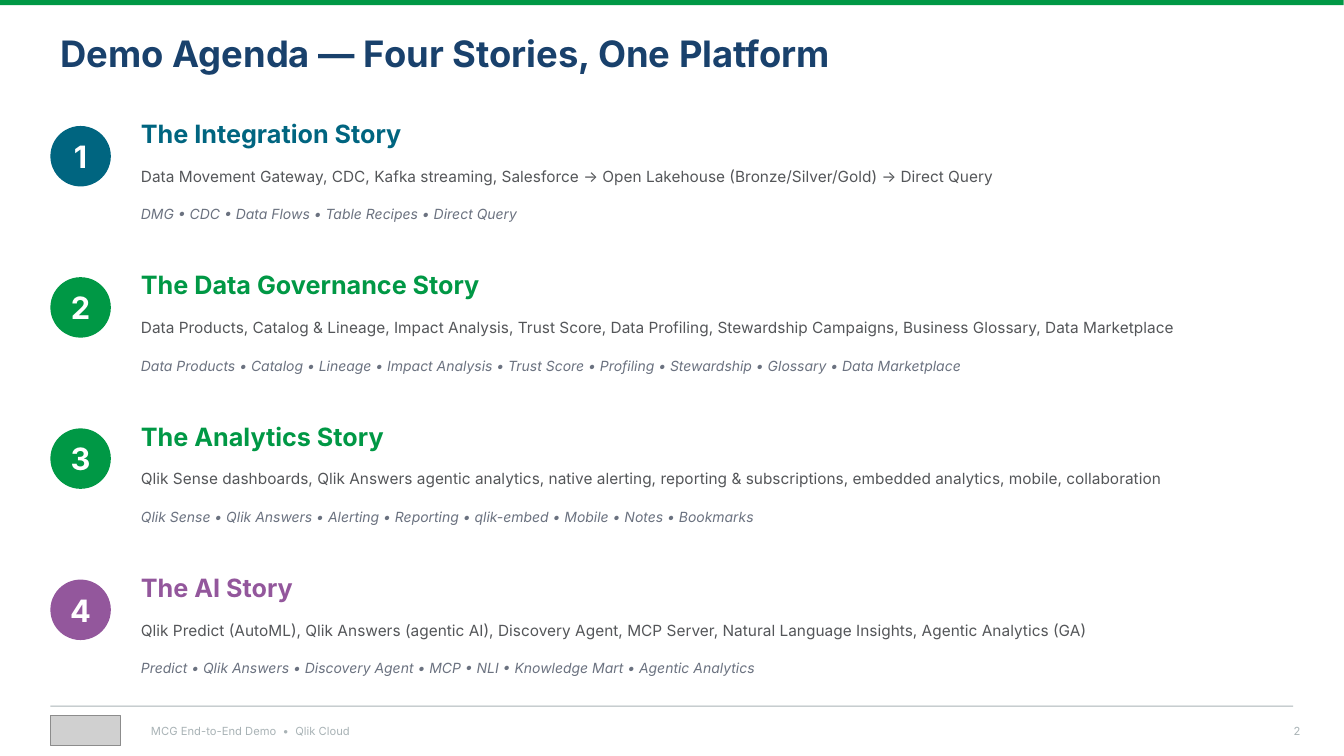
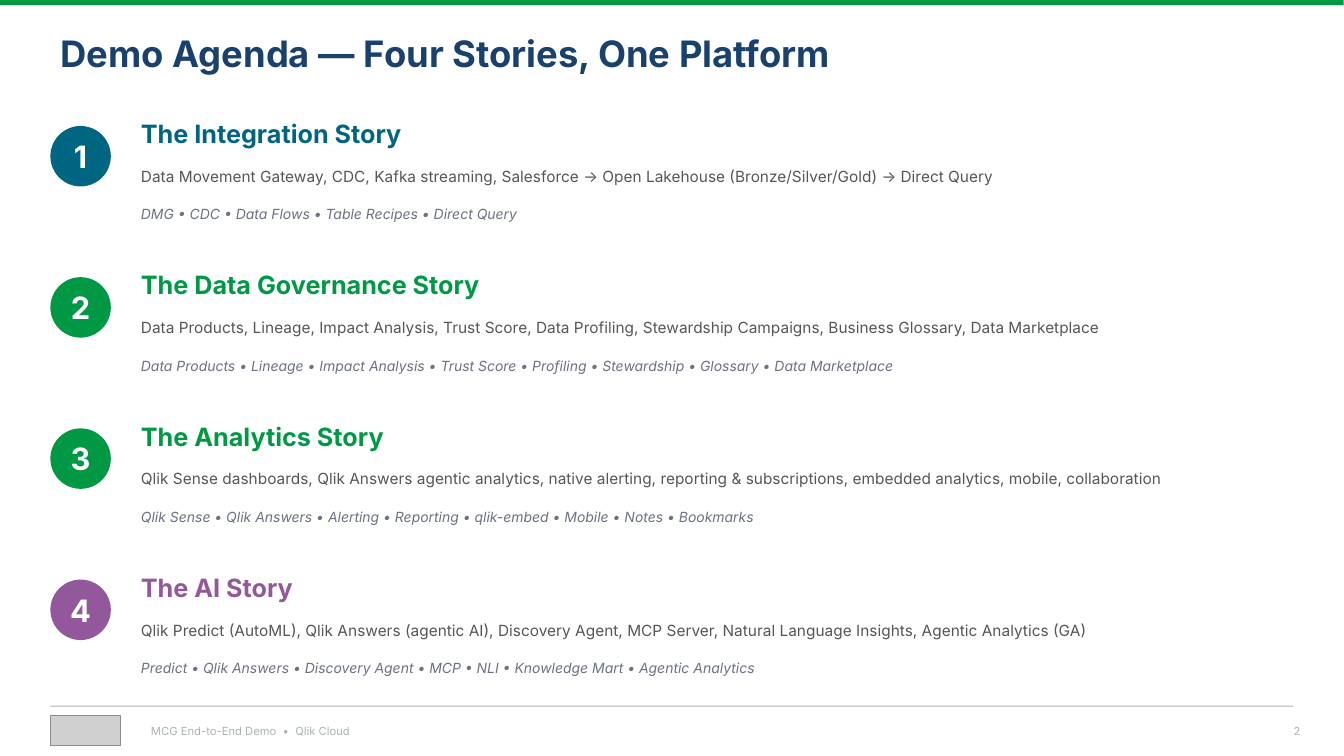
Before and after one commit to robertschoenfeldqlik/meridan_retail_group_qlik_demo_assets, a slide deck: slide 2 of MCG_Demo_Overview_Four_Stories.pptx. Drawn at 1344x756 pixels with LibreOffice and Linux fonts; fonts in the diff are those of the drawing; grey boxes stand for pictures. Boxes give left, top, right and bottom in pixels: in the first picture for what was removed or moved away, otherwise in the second. Text is boxed around its words. In the diff, an @@ line names an element or a change of style, - is before the commit and + after.

```diff
--- a/MCG_Demo_Overview_Four_Stories.pptx
+++ b/MCG_Demo_Overview_Four_Stories.pptx
@@ text at (x1=141, y1=321, x2=1098, y2=337): text changed @@
-Data Products, Catalog & Lineage, Impact Analysis, Trust Score, Data Profiling, Stewardship Campaigns, Business Glossary, Data Marketplace
+Data Products, Lineage, Impact Analysis, Trust Score, Data Profiling, Stewardship Campaigns, Business Glossary, Data Marketplace
@@ text at (x1=141, y1=360, x2=893, y2=374): text changed @@
-Data Products • Catalog • Lineage • Impact Analysis • Trust Score • Profiling • Stewardship • Glossary • Data Marketplace
+Data Products • Lineage • Impact Analysis • Trust Score • Profiling • Stewardship • Glossary • Data Marketplace
```
Also in this commit, not shown: 2 other slides changed, 2 other files.
